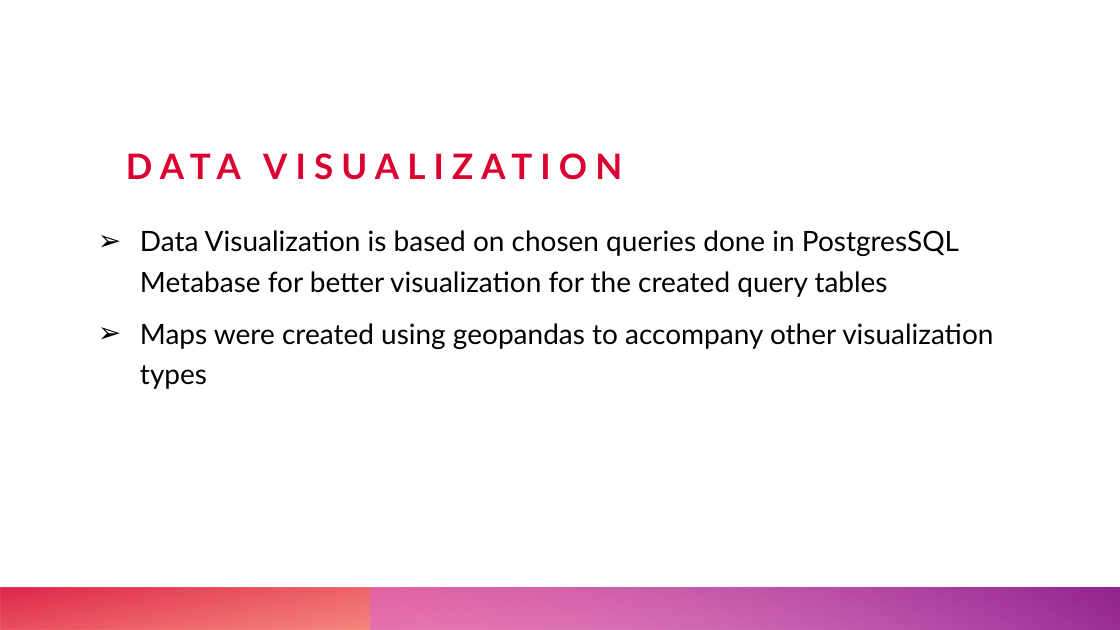
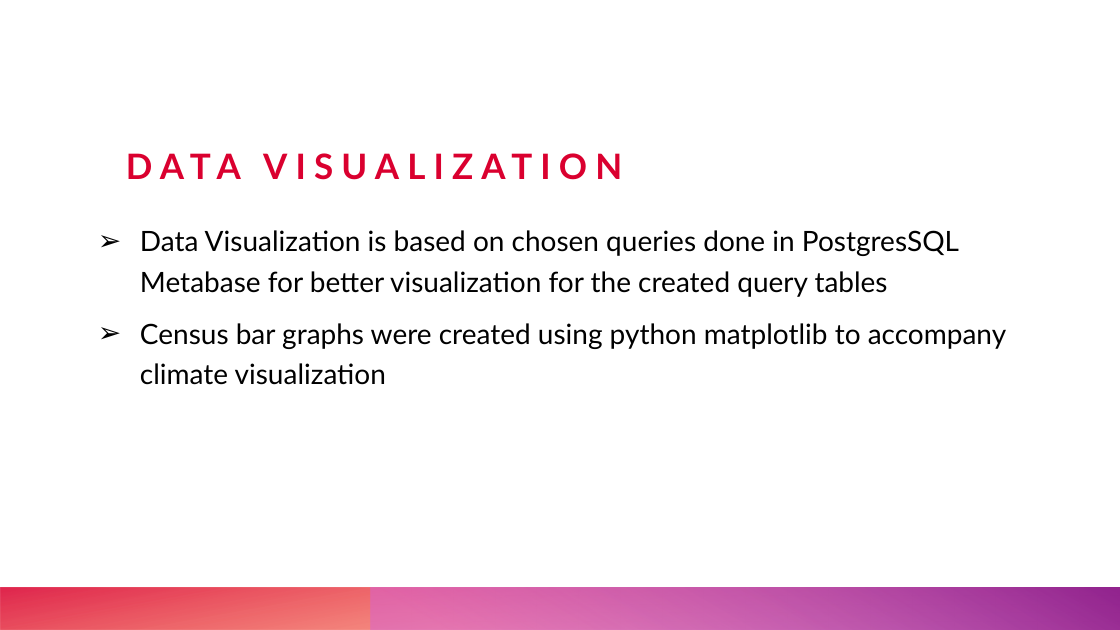
Before and after one commit to diazj2etown-sudo/UrbanHeatIslands, a slide deck: slide 7 of Final Capstone Presentation.pptx. Drawn at 1120x630 pixels with LibreOffice and Linux fonts; fonts in the diff are those of the drawing. Boxes give left, top, right and bottom in pixels: in the first picture for what was removed or moved away, otherwise in the second. Text is boxed around its words. In the diff, an @@ line names an element or a change of style, - is before the commit and + after.

```diff
--- a/Final Capstone Presentation.pptx
+++ b/Final Capstone Presentation.pptx
@@ text at (x1=140, y1=323, x2=1006, y2=385): text changed @@
-➢ Maps were created using geopandas to accompany other visualization types
+➢ Census bar graphs were created using python matplotlib to accompany climate visualization
```
Also in this commit, not shown: 9 other slides changed, 3 slides added, 2 slides removed.
